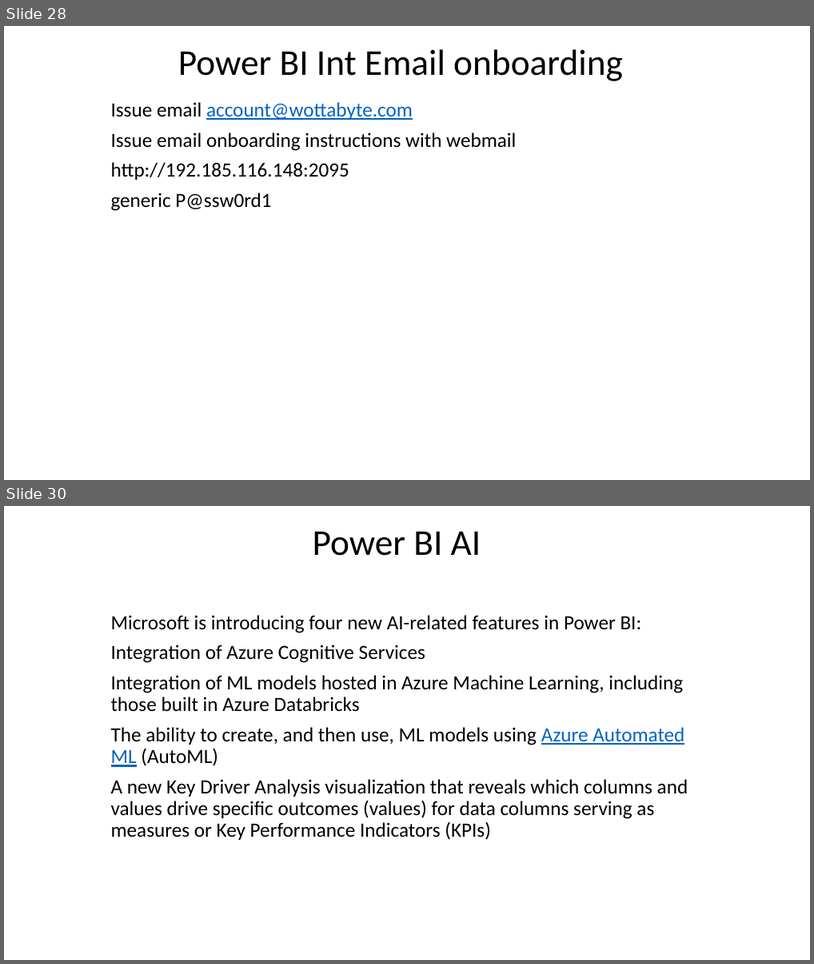
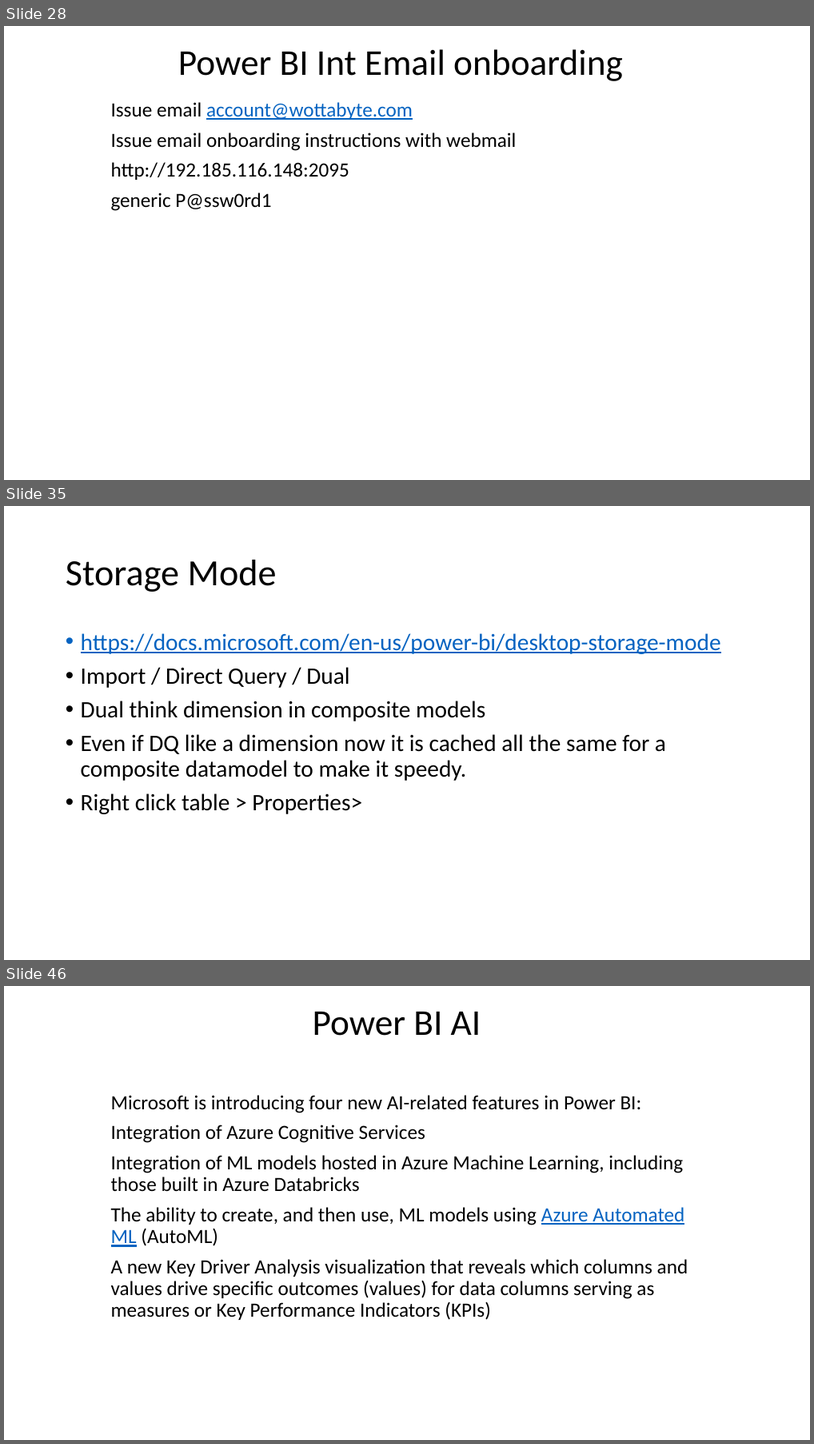
Before and after one commit to wottabyte/PBITraining, a slide deck: PBIID/PowerBI Int Dev slides Q1-2019-shared.pptx. Shown one above the other, each under a label of ours: slides 28 and 30 before the commit, slides 28, 35 and 46 after it; the slides between them are not shown. The pictures are 814x964 and 814x1444 pixels, drawn with LibreOffice and Linux fonts; fonts in the diff are those of the drawing; background and template pictures are left out. Boxes give left, top, right and bottom in pixels: in the first picture for what was removed or moved away, otherwise in the second. Text is boxed around its words. In the diff, an @@ line names an element or a change of style, - is before the commit and + after.

```diff
--- a/PBIID/PowerBI Int Dev slides Q1-2019-shared.pptx
+++ b/PBIID/PowerBI Int Dev slides Q1-2019-shared.pptx
@@ slide 35 added at (4, 506, 810, 960), background #FFFFFF @@
@@ title added at (66, 560, 277, 592), 44 pt, text #000000 @@
+Storage Mode
@@ text added at (81, 633, 722, 814), 28 pt, text #000000 @@
+• https://docs.microsoft.com/en-us/power-bi/desktop-storage-mode
+• Import / Direct Query / Dual
+• Dual think dimension in composite models
+• Even if DQ like a dimension now it is cached all the same for a composite datamodel to make it speedy.
+• Right click table > Properties>
@@ what was slide 30 is now slide 46 @@
```
Also in this commit, not shown: 3 slides changed, 21 other slides added.
